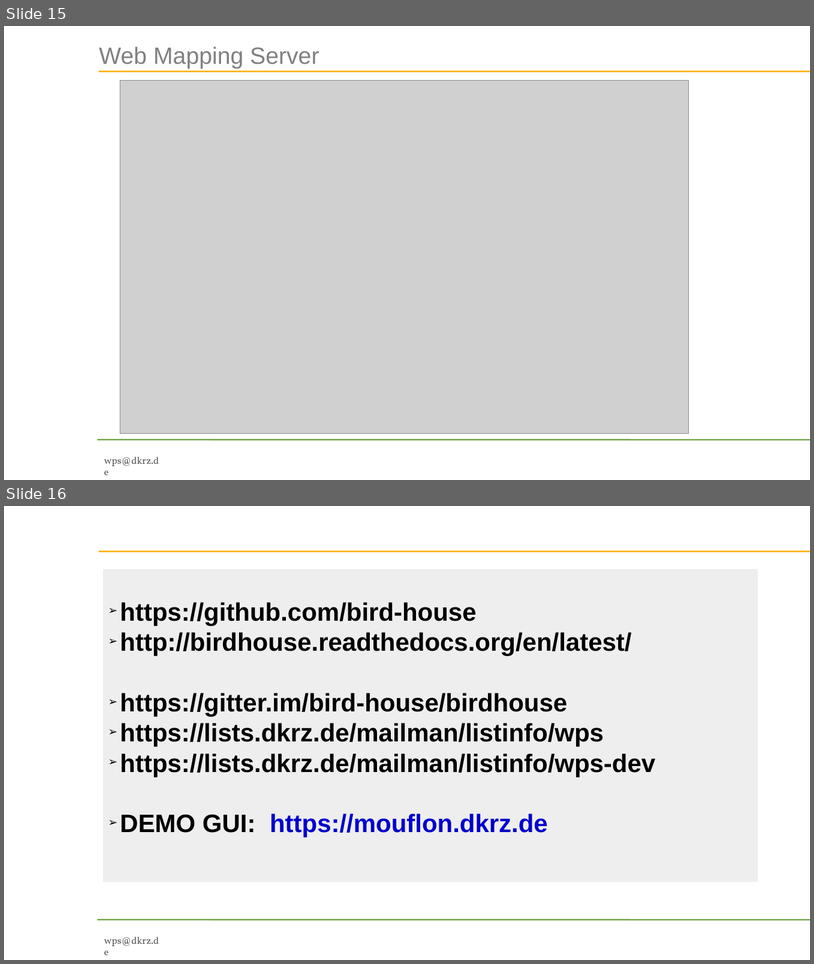
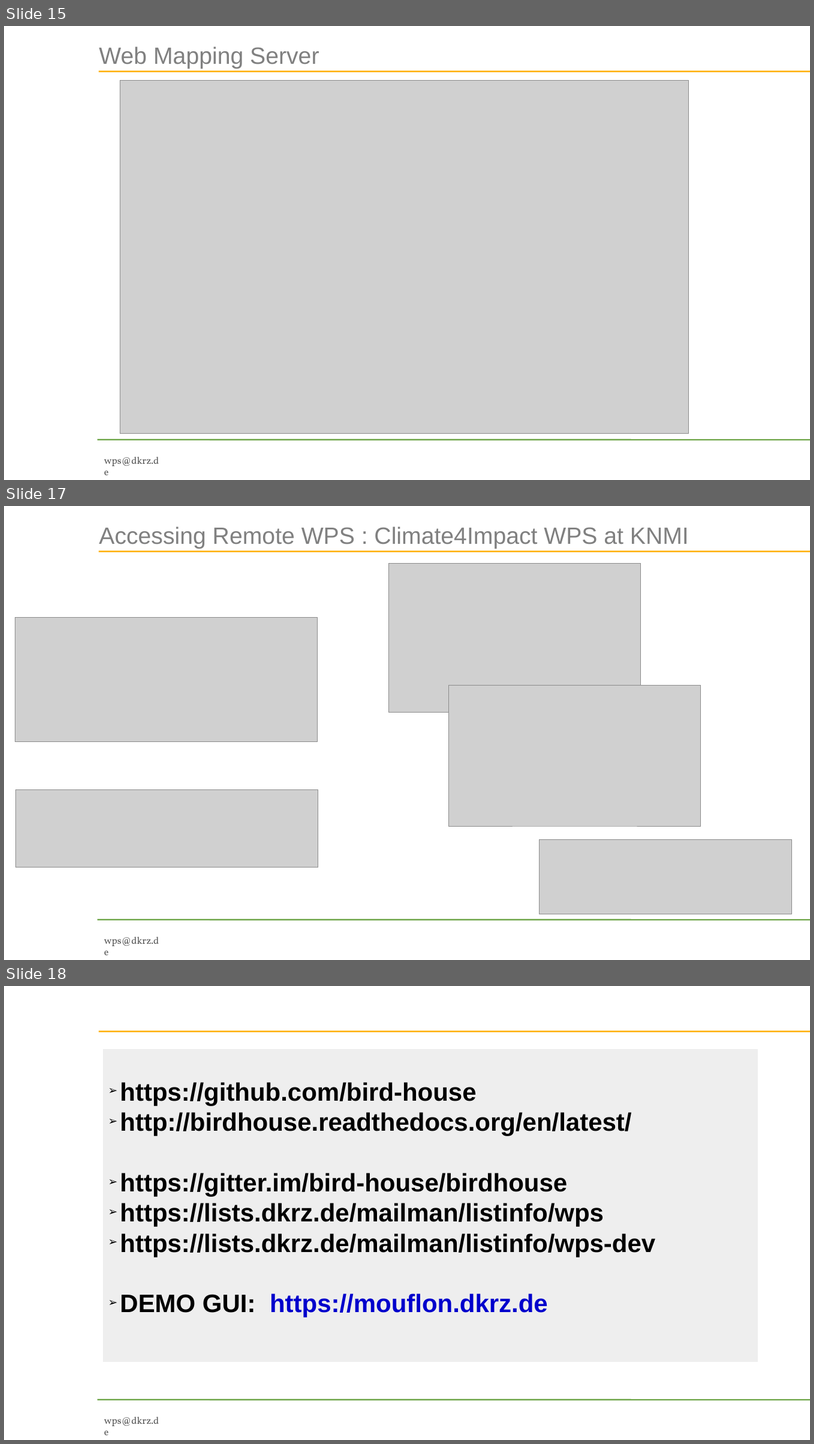
Before and after one commit to bird-house/birdhouse-docs, a slide deck: slides/birdhouse-esgf-f2f-2016/birdhouse-esgf-f2f-2016.odp. Shown one above the other, each under a label of ours: slides 15 and 16 before the commit, slides 15, 17 and 18 after it; the slides between them are not shown. The pictures are 814x964 and 814x1444 pixels, drawn with LibreOffice and Linux fonts; fonts in the diff are those of the drawing; grey boxes stand for pictures; background and template pictures are left out. Boxes give left, top, right and bottom in pixels: in the first picture for what was removed or moved away, otherwise in the second. Text is boxed around its words. In the diff, an @@ line names an element or a change of style, - is before the commit and + after.

Commit message:
added spotchecker and knmi slide

```diff
--- a/slides/birdhouse-esgf-f2f-2016/birdhouse-esgf-f2f-2016.odp
+++ b/slides/birdhouse-esgf-f2f-2016/birdhouse-esgf-f2f-2016.odp
@@ slide 17 added at bbox=[4, 506, 810, 960], background picture (left out); not listed: 3 template elements that a slide beside it also shows @@
@@ title added at bbox=[99, 526, 689, 549], 33.6 pt, text #808080 @@
+Accessing Remote WPS : Climate4Impact WPS at KNMI
@@ picture added at bbox=[389, 563, 641, 712] @@
@@ picture added at bbox=[15, 617, 317, 741] @@
@@ picture added at bbox=[449, 685, 701, 826] @@
@@ picture added at bbox=[16, 790, 318, 867] @@
@@ picture added at bbox=[540, 839, 792, 913] @@
@@ what was slide 16 is now slide 18 @@
```
Also in this commit, not shown: 1 slide changed, 1 other slide added.
